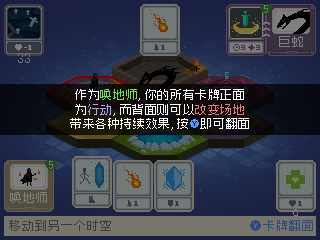
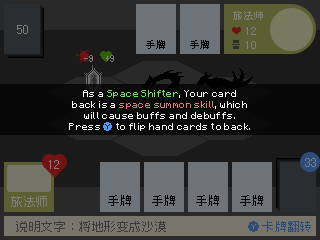
Layered file, before and after one edit (320x240). Changes by layer:
added group "Tut 1" with 5 layers above "教学B" over [0, 0, 320, 240]
added layer "图层 22" (1st of 2, in "Tut 1") in group "Tut 1" over [103, 122, 112, 131]
added layer "As a Space Shifter, Your card back is a space summon skill, whi" in group "Tut 1" over [69, 90, 250, 131]
added layer "图层 20 拷贝" (1st of 2, in "Tut 1") (75%) in group "Tut 1" over [0, 84, 320, 135]
added layer "图层 18 拷贝" (1st of 2, in "Tut 1") (50%) in group "Tut 1" over [0, 0, 320, 240]
hid group "教学B" (5 layers) over [0, 0, 320, 240]
hid "图层 17 拷贝" (2nd of 2, in "教学B") over [0, 0, 320, 240]
